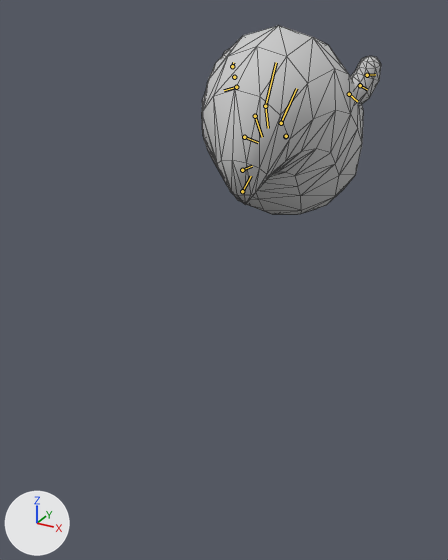
A saved change to the FBX model Sources/Breathless Hiraeth X.2/Assets/Characters/Monsters/Ghost/FBX/Ghost@Attack Head.FBX.
Rendered twice from a 50 mm lens placed at (1.19, -2.37, 2.24), pointed at (-0.01, -0.19, 1.15). The lights are fixed; the arrows at lower left show +X, +Y and +Z. Both versions are drawn at frame 16 of the action 'Take 001'; the numbers are the values there. The bones that bend it are drawn over the model as lines. Mesh edges are drawn as thin lines.

The first picture shows 'Ghost'.
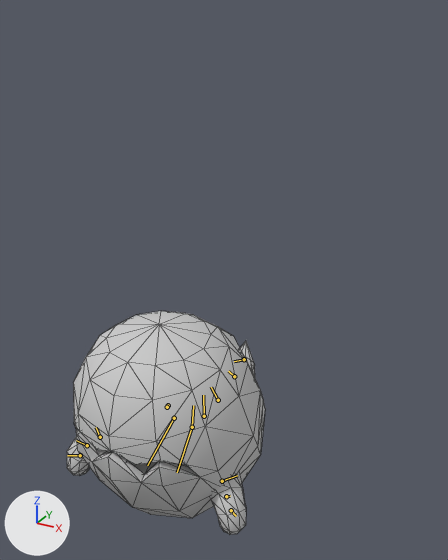
Boxes [x1, y1, x2, y2] around the edits, measured in the pictures (448 x 560 px):
'Ghost', posed (11% wider, 19% taller)
    before: [202, 26, 381, 214]
    after: [67, 311, 265, 534]
bone 'RigPelvis', root to tip
    before: (265, 106) to (265, 106)
    after: (192, 427) to (192, 427)
bone 'RigJaw', root to tip
    before: (286, 136) to (285, 135)
    after: (167, 407) to (167, 408)
bone 'RigLArm1', root to tip
    before: (349, 94) to (357, 101)
    after: (222, 481) to (237, 475)
bone 'RigLArm2', root to tip
    before: (360, 85) to (367, 89)
    after: (226, 496) to (230, 496)
bone 'RigLArm3', root to tip
    before: (367, 75) to (375, 74)
    after: (231, 510) to (236, 516)
bone 'RigRArm1', root to tip
    before: (236, 87) to (224, 90)
    after: (100, 437) to (96, 427)
bone 'RigRArm2', root to tip
    before: (234, 77) to (235, 79)
    after: (87, 445) to (76, 440)
bone 'RigRArm3', root to tip
    before: (232, 66) to (233, 62)
    after: (80, 455) to (67, 455)
bone 'RigTail1', root to tip
    before: (265, 106) to (268, 128)
    after: (192, 427) to (193, 405)
bone 'RigTail2', root to tip
    before: (255, 116) to (262, 137)
    after: (204, 416) to (203, 395)
bone 'RigTail3', root to tip
    before: (244, 137) to (258, 142)
    after: (218, 400) to (211, 387)
bone 'RigTail4', root to tip
    before: (242, 170) to (252, 166)
    after: (234, 376) to (228, 371)
bone 'RigTail5', root to tip
    before: (242, 191) to (251, 176)
    after: (244, 359) to (234, 361)

What the commit changed:
Bone 'RigPelvis' (bone_rigpelvis) moves from (112.4, -57.7, 0.0) to (15.0, 48.6, 0.0).
Bone 'RigPelvis' (bone_rigpelvis) turns from (0, 0, -136) to (2, -1, 30) degrees about its own x, y and z.
Bone 'RigJaw' (bone_rigjaw) turns from (0, 0, 3) to (-1, 0, -15) degrees about its own x, y and z.
Bone 'RigLArm1' (bone_riglarm1) turns from (-10, -15, -6) to (-15, -15, -2) degrees about its own x, y and z.
Bone 'RigLArm2' (bone_riglarm2) turns from (-1, -1, 8) to (-8, 2, 9) degrees about its own x, y and z.
Bone 'RigLArm3' (bone_riglarm3) turns from (0, -1, -3) to (-7, -1, -1) degrees about its own x, y and z.
Bone 'RigRArm1' (bone_rigrarm1) turns from (10, 13, -15) to (20, 15, -7) degrees about its own x, y and z.
Bone 'RigRArm2' (bone_rigrarm2) turns from (-3, 1, 5) to (6, 0, 9) degrees about its own x, y and z.
Bone 'RigRArm3' (bone_rigrarm3) turns from (-3, -2, -10) to (5, 3, -5) degrees about its own x, y and z.
Bone 'RigTail1' (bone_rigtail1) turns from (0, 0, 8) to (2, -1, 0) degrees about its own x, y and z.
Bone 'RigTail2' (bone_rigtail2) turns from (0, -1, 6) to (2, -3, -2) degrees about its own x, y and z.
Bone 'RigTail3' (bone_rigtail3) turns from (1, -5, 1) to (1, -7, -6) degrees about its own x, y and z.
Bone 'RigTail4' (bone_rigtail4) turns from (2, 3, 10) to (0, 1, 2) degrees about its own x, y and z.
Bone 'RigTail5' (bone_rigtail5) turns from (1, 12, 19) to (-1, 11, 12) degrees about its own x, y and z.
